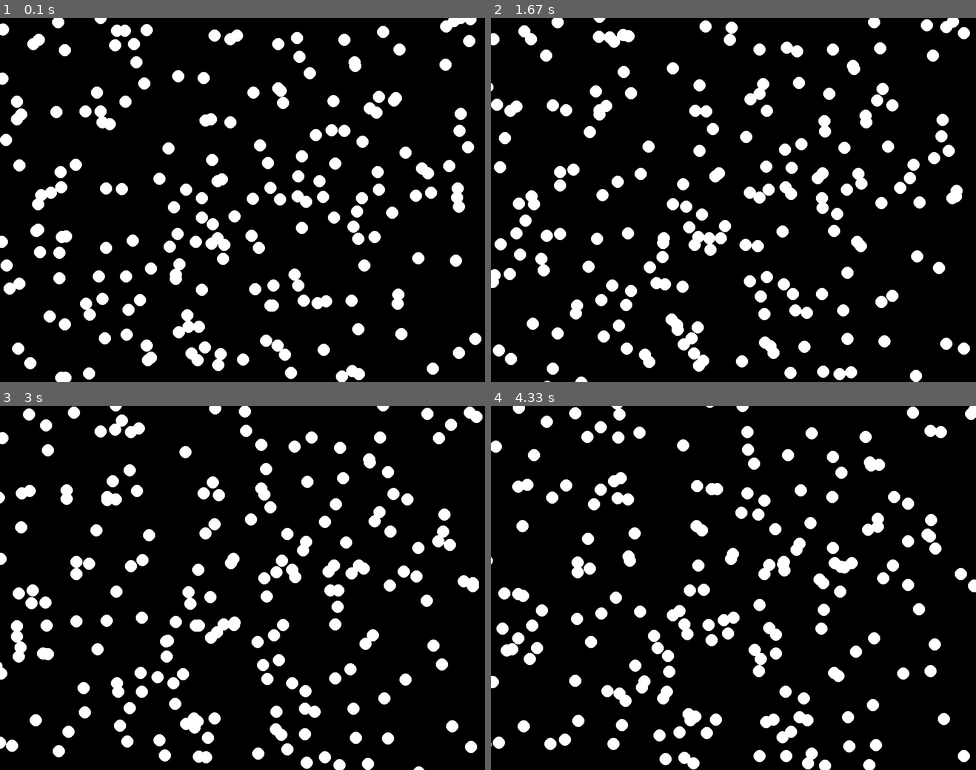
Above: before the commit, frames 1-4 (two rows, left to right).
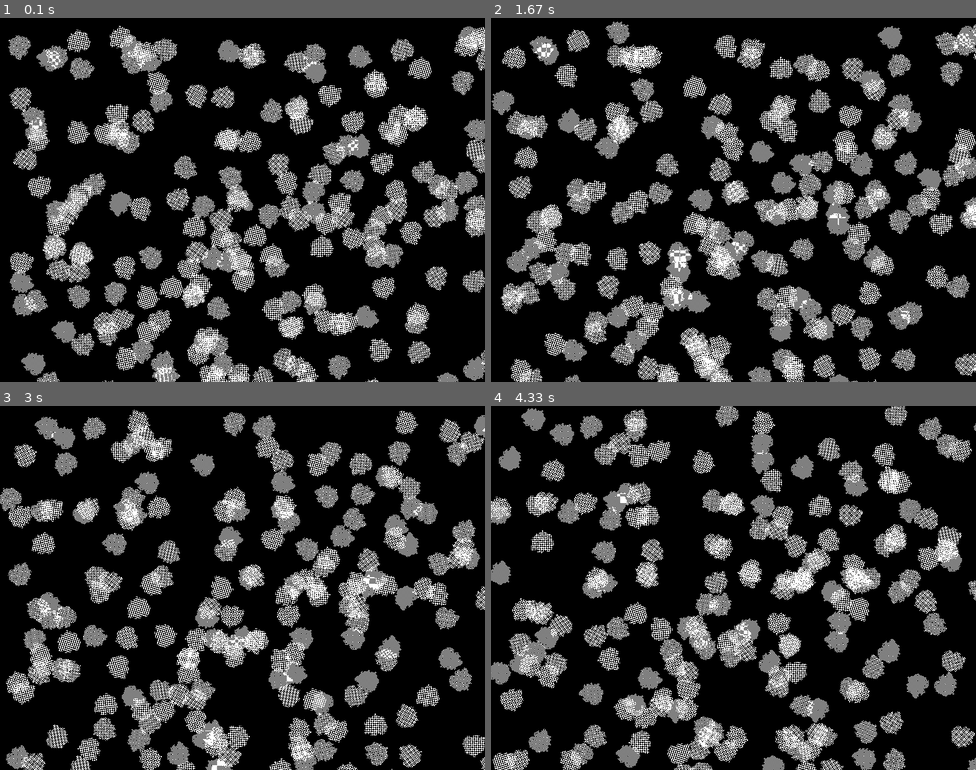
Above: after the commit, the same moments.

Repository: kauhat/pygame-asteroids
Game: pygame game, started from main.py
Two runs of this game, one before a commit and one after it. Both use one fixed random seed, a clock stepped at 60 frames per second and the inputs below.
Inputs:
- Up to frame 1 (0.1 s): no input
- Up to frame 2 (1.67 s): hold Right 0.33-0.8 s; hold Space 0.83-1.13 s; hold Up 0.83-1.13 s; hold Up 1.17-1.47 s; hold Right from 1.5 s (still down)
- Up to frame 3 (3 s): release Right at 1.97 s; hold Left 2-2.53 s; hold Down 2.57-2.87 s; hold Left from 2.9 s (still down)
- Up to frame 4 (4.33 s): release Left at 3.3 s; hold Up 3.33-3.7 s; hold Right from 3.73 s (still down)

The runs differ from the first frame. In frame 1, 25% of the frame differs, in the area x 0-100%, y 0-100%; in frame 2, 25%; in frame 3, 26%; in frame 4, 24%.

Commit message:
Seprating into components...

Diff:
--- a/controls.py
+++ b/controls.py
@@ -7,7 +7,7 @@
     game_quit: bool = False
 
     #
-    player_beep: bool = False
+    player_shoot: bool = False
 
     player_forward: float = 0.0
     player_back: float = 0.0
@@ -15,7 +15,7 @@
     player_turn_right: float = 0.0
 
     def apply_events(self, events):
-        # Apply user inputs
+        # Apply user inputs.
         for event in events:
             if event.type == pygame.QUIT:
                 self.game_quit = True
@@ -24,7 +24,21 @@
                 if event.key == pygame.K_ESCAPE:
                     self.game_quit = True
 
-                if event.key == pygame.K_SPACE:
-                    self.player_beep = True
+        return self
 
-        return self
+    def apply_pressed(self, keys):
+            # Player control.
+            if keys[pygame.K_UP]:
+                self.player_forward = 1.0
+
+            if keys[pygame.K_DOWN]:
+                self.player_back = 1.0
+
+            if keys[pygame.K_LEFT]:
+                self.player_turn_left = 1.0
+
+            if keys[pygame.K_RIGHT]:
+                self.player_turn_right = 1.0
+
+            if keys[pygame.K_SPACE]:
+                self.player_shoot = True
--- a/entities.py
+++ b/entities.py
@@ -1,33 +1,114 @@
+import os
 import pygame
 from pygame.math import Vector2
 
 
-class Asteroid:
-    def __init__(self):
-        self.position: Vector2 = pygame.math.Vector2()
-        self.velocity: Vector2 = pygame.math.Vector2()
+class BaseEntity:
+    def tick(self, state, delta):
+        raise NotImplementedError
 
-        self.jitter_angle = 0
-        self.jitter_amount = 10
+    def init(self, state):
+        pass
+
+
+class SpriteComponent:
+    def __init__(self, surface):
+        self.base_image = surface
+
+        self.sprite = pygame.sprite.Sprite()
+        self.sprite.image = self.base_image
+        self.sprite.rect = self.base_image.get_rect()
+        self.sprite.rect.center = (
+            self.sprite.rect.width / 2, self.sprite.rect.height / 2)
+
+    def add_to_group(self, group):
+        group.add(self.sprite)
+
+    def init(self, state):
+        pass
 
     def tick(self, state, delta):
+        # Update sprite if entity has transform.
+        if isinstance(self, TransformComponent):
+            self.sprite.image = pygame.transform.rotate(
+                self.base_image, self.angle)
+
+            self.sprite.rect.x = self.position.x
+            self.sprite.rect.y = self.position.y
+
+
+class TransformComponent:
+    def __init__(self):
+        self.position = pygame.math.Vector2()
+        self.velocity = pygame.math.Vector2()
+        self.drag = 1
+
+        self.angle = 0
+        self.angular_velocity = 0
+
+    def tick(self, state, delta):
+        delta_seconds = float(delta / 1000)
+
+        # Apply drag.
+        self.velocity = self.velocity * self.drag
+
         # Apply velocity.
-        self.position += (self.velocity * (delta / 1000))
+        self.position += (self.velocity * delta_seconds)
 
-        # Apply jitter.
-        rotations_per_second = .2
-        self.jitter_angle += (1000 * rotations_per_second) * (delta / 1000)
+        # Apply angular velocity.
+        self.angle += (self.angular_velocity * delta_seconds)
+        self.angle = self.angle % 360
 
-        if self.jitter_angle > 360:
-            self.jitter_angle = self.jitter_angle - 360
 
-        jitter = Vector2(self.jitter_amount, 0).rotate(
-            self.jitter_angle)
+class Asteroid(BaseEntity, SpriteComponent, TransformComponent):
+    SURFACE = pygame.image.load(os.path.join('assets', 'asteroid-64.png'))
 
-        self.position += (jitter * (delta / 1000))
+    def __init__(self):
+        TransformComponent.__init__(self)
+        SpriteComponent.__init__(self, self.SURFACE)
 
-    def render(self, surf):
-        # Cast to int 🤮
-        position = (int(self.position.x), int(self.position.y))
+    def tick(self, state, delta):
+        TransformComponent.tick(self, state, delta)
+        SpriteComponent.tick(self, state, delta)
 
-        pygame.draw.circle(surf, (255, 255, 255), position, 10)
+        delta_seconds = (delta / 1000)
+
+
+class Player(BaseEntity, SpriteComponent, TransformComponent):
+    SURFACE = pygame.image.load(os.path.join('assets', 'asteroid.png'))
+
+    def __init__(self):
+        TransformComponent.__init__(self)
+        SpriteComponent.__init__(self, self.SURFACE)
+
+        self.position: Vector2 = pygame.math.Vector2()
+        self.angle = -90
+
+        self.velocity: Vector2 = pygame.math.Vector2()
+        self.drag = 0.99
+
+        self.oof = 1
+        self.turning_speed = 180
+
+    def tick(self, state, delta):
+        TransformComponent.tick(self, state, delta)
+        SpriteComponent.tick(self, state, delta)
+
+        delta_seconds = (delta / 1000)
+
+        engine_impulse = state.input.player_forward - state.input.player_back
+        turning_impulse = state.input.player_turn_right - state.input.player_turn_left
+
+        # Apply rotation.
+        self.angular_velocity = turning_impulse * self.turning_speed
+        # print(self.angle)
+
+        # Apply oomph.
+        direction = Vector2(1, 0).rotate(self.angle)
+
+        speed = (self.oof * engine_impulse) * direction
+
+        self.velocity += speed
+
+        #
+        self.position += self.velocity * delta_seconds
--- a/main.py
+++ b/main.py
@@ -9,6 +9,8 @@
     def __init__(self):
         self.pendingExit = False
 
+        self.input: controls.InputState = None
+
 
 class Game:
     def __init__(self, window):
@@ -18,14 +20,23 @@
 
         self.state = GameState()
         self.entities = []
+        self.render_groups = {
+            "gameplay": pygame.sprite.RenderPlain()
+        }
 
     def add_entity(self, entity):
+        entity.init(self)
         self.entities.append(entity)
 
         return entity
 
-    def get_input(self, events):
-        frame_input = controls.InputState().apply_events(events)
+    def get_input(self):
+        events = pygame.event.get()
+        pressed = pygame.key.get_pressed()
+
+        frame_input = controls.InputState()
+        frame_input.apply_events(events)
+        frame_input.apply_pressed(pressed)
 
         return frame_input
 
@@ -34,8 +45,9 @@
             print("Quitting...")
             self.state.pendingExit = True
 
-        if game_input.player_beep:
-            print("beep")
+        # Add current frame input map to state.
+        self.state.previous_input = self.state.input
+        self.state.input = game_input
 
     def tick(self, delta):
         for entity in self.entities:
@@ -45,8 +57,10 @@
         # Clear the screen.
         self.window.fill((0, 0, 0))
 
-        for entity in self.entities:
-            entity.render(game.window)
+        # for entity in self.entities:
+        #    entity.render(game.state, game.window)
+
+        self.render_groups['gameplay'].draw(self.window)
 
         #
         pygame.display.update()
@@ -71,6 +85,8 @@
 ###
 ###
 ###
+
+
 def setup_window(width=800, height=600):
     window = pygame.display.set_mode((width, height))
 
@@ -91,16 +107,30 @@
     asteroid = entities.Asteroid()
     asteroid.position.x = randrange(width)
     asteroid.position.y = randrange(height)
+    asteroid.angle = randrange(360)
+
     asteroid.velocity = pygame.math.Vector2(10, 0).rotate(randrange(360))
+    asteroid.angular_velocity = randrange(-45, 45)
+
+    asteroid.add_to_group(game.render_groups['gameplay'])
 
     game.add_entity(asteroid)
+
+# Add player.
+player = entities.Player()
+player.position.x = width / 2
+player.position.y = height / 2
+
+player.add_to_group(game.render_groups['gameplay'])
+
+game.add_entity(player)
 
 # Main loop.
 while not game.state.pendingExit:
     game.frame_start()
 
     # Get and handle user input.
-    frame_input = game.get_input(pygame.event.get())
+    frame_input = game.get_input()
     game.handle_input(frame_input)
 
     # Update game entities.
Binary file added: assets/asteroid-64.png
Binary file added: assets/asteroid.png
